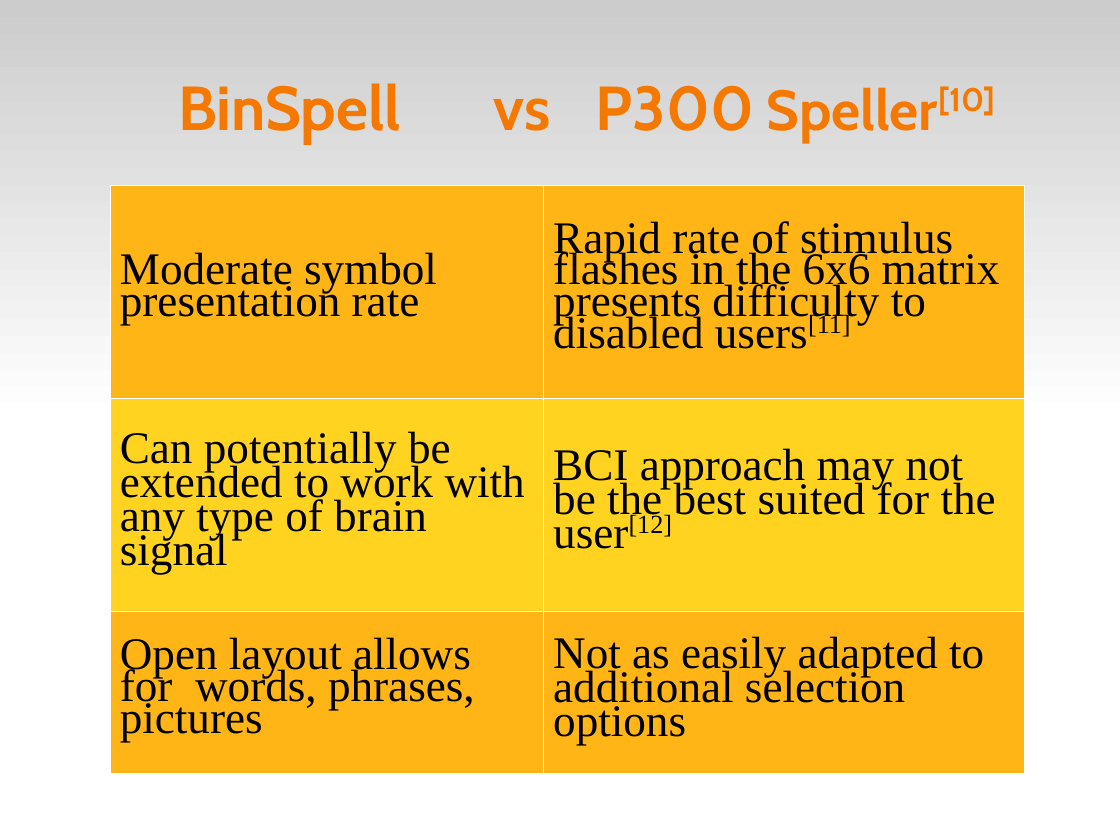
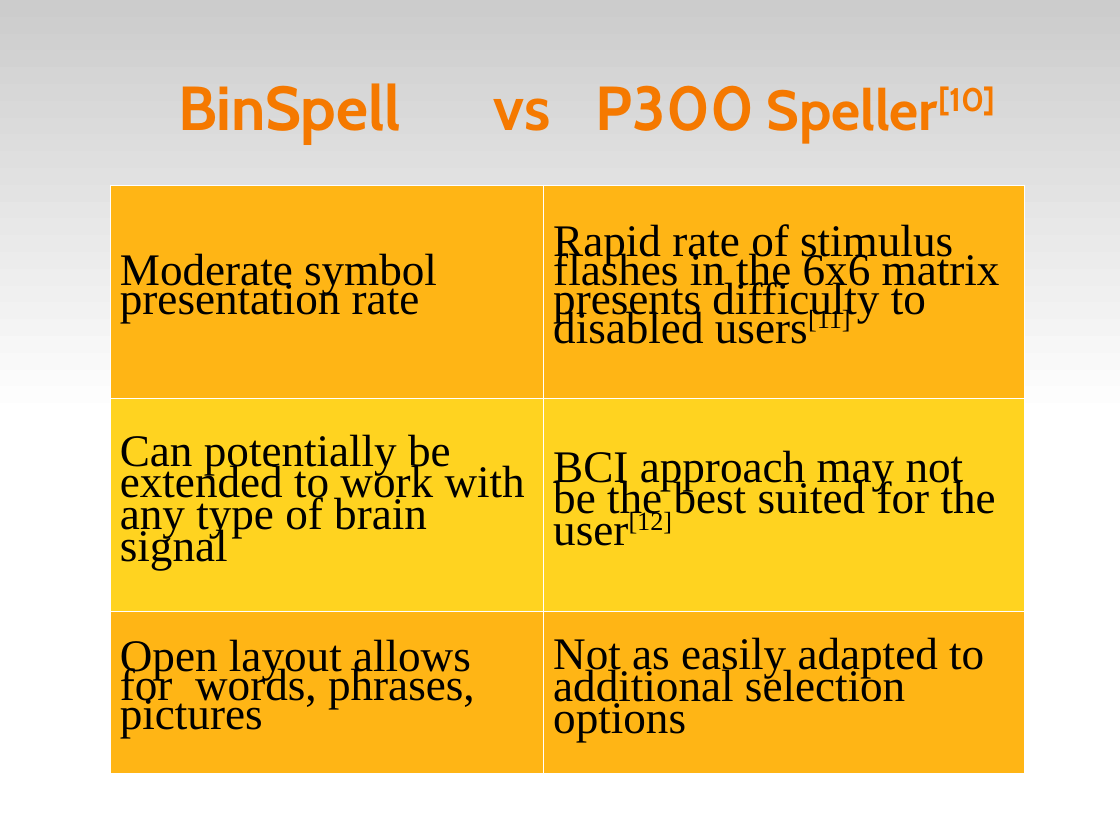
Before and after one commit to abdullah38rcc/BCI-Virtual-Keyboard, a slide deck: slide 19 of master's/docs/virtKey.ppt (slide 13 before the commit). Drawn at 1120x840 pixels with LibreOffice and Linux fonts; fonts in the diff are those of the drawing. Boxes give left, top, right and bottom in pixels: in the first picture for what was removed or moved away, otherwise in the second. Text is boxed around its words. In the diff, an @@ line names an element or a change of style, - is before the commit and + after.

```diff
--- a/master's/docs/virtKey.ppt
+++ b/master's/docs/virtKey.ppt
@@ table at (110,185,1024,774) @@
@@ line spacing 0.63 to 0.58 @@
@@ line spacing 0.68 to 0.63 @@
```
Also in this commit, not shown: 9 other slides changed, 6 slides added.
